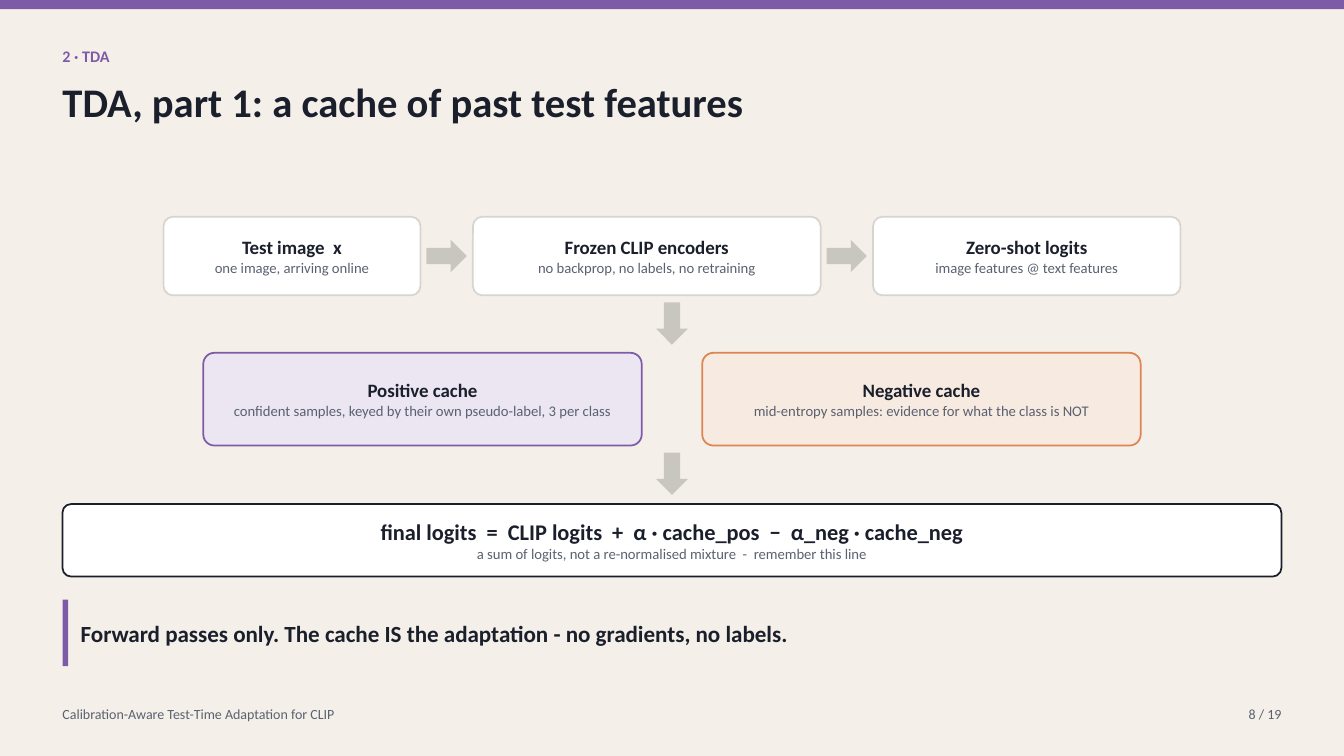
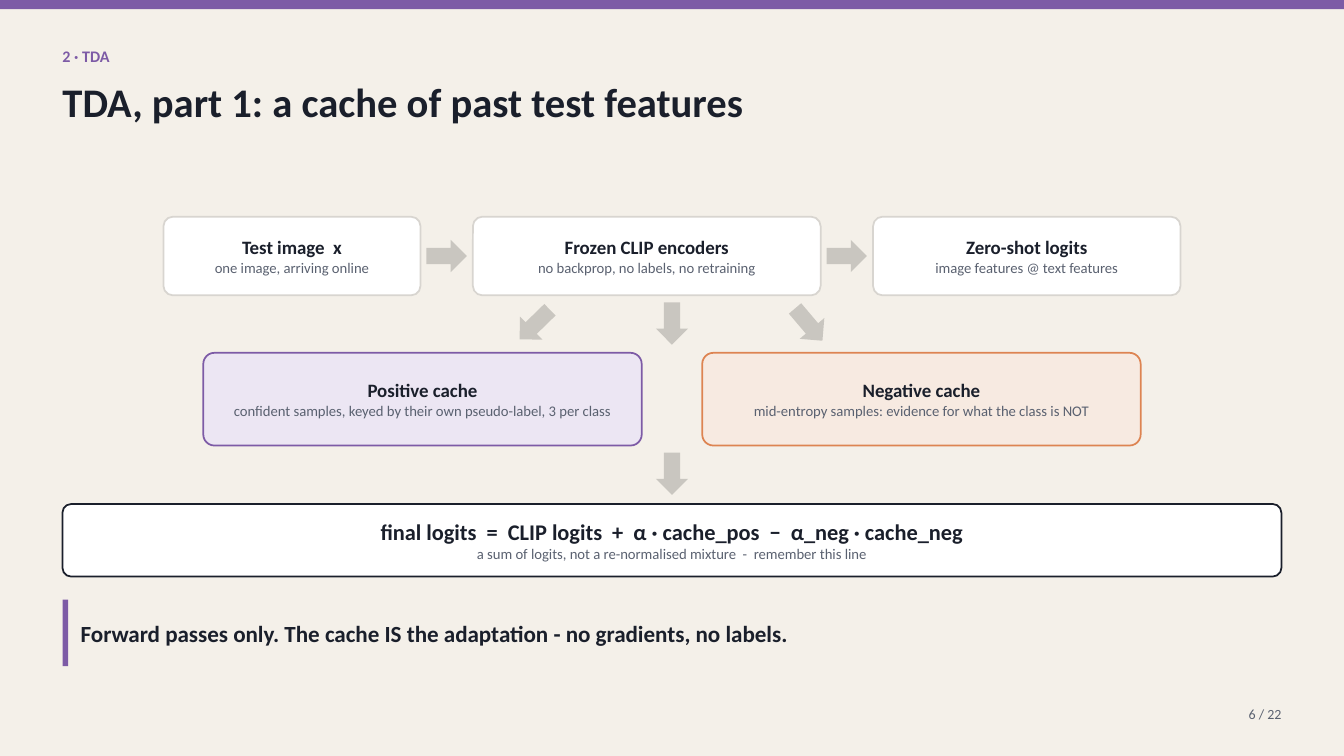
Before and after one commit to macwave12/deep_project_calibration_aware_tta, a slide deck: slide 6 of presentation/calibration_aware_tta.pptx. Drawn at 1344x756 pixels with LibreOffice and Linux fonts; fonts in the diff are those of the drawing. Boxes give left, top, right and bottom in pixels: in the first picture for what was removed or moved away, otherwise in the second. Text is boxed around its words. In the diff, an @@ line names an element or a change of style, - is before the commit and + after.

```diff
--- a/presentation/calibration_aware_tta.pptx
+++ b/presentation/calibration_aware_tta.pptx
@@ down arrow added at <box>509,298,562,351</box>, fill #C9C6C0 @@
@@ down arrow added at <box>783,298,835,351</box>, fill #C9C6C0 @@
@@ text removed at <box>62,709,334,721</box> @@
-Calibration-Aware Test-Time Adaptation for CLIP
@@ text at <box>1249,709,1281,719</box>: text changed @@
-8 / 19
+6 / 22
```
Also in this commit, not shown: 10 other slides changed, 10 slides added, 7 slides removed.
